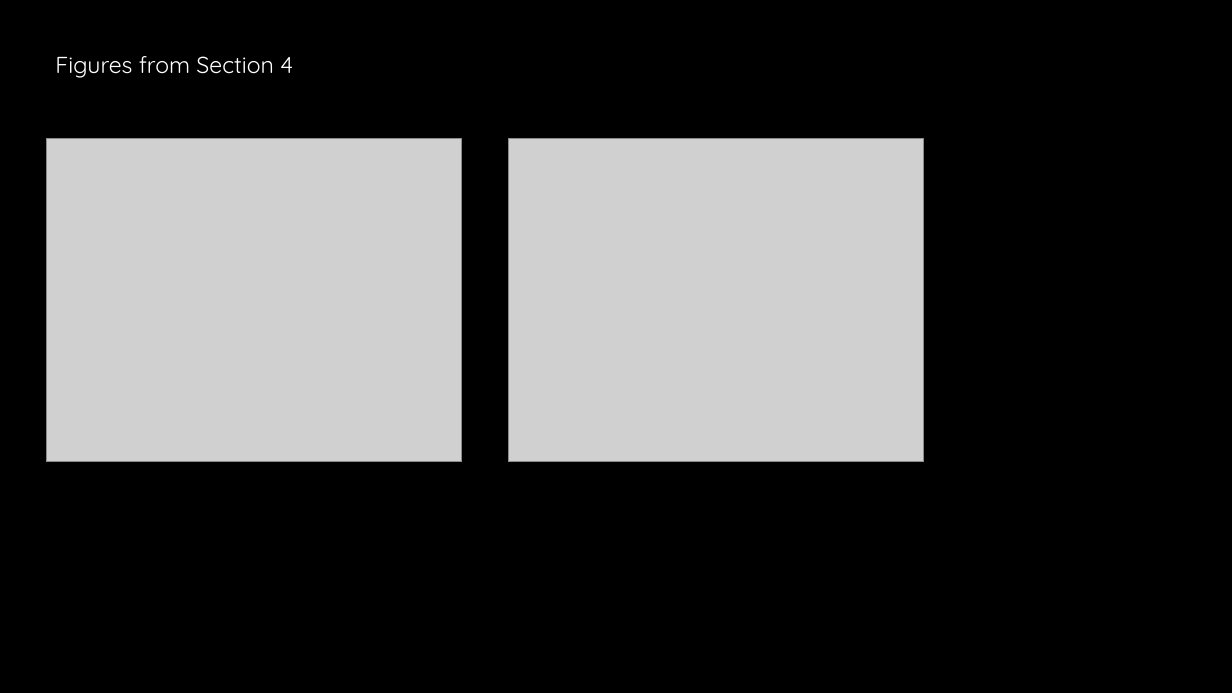
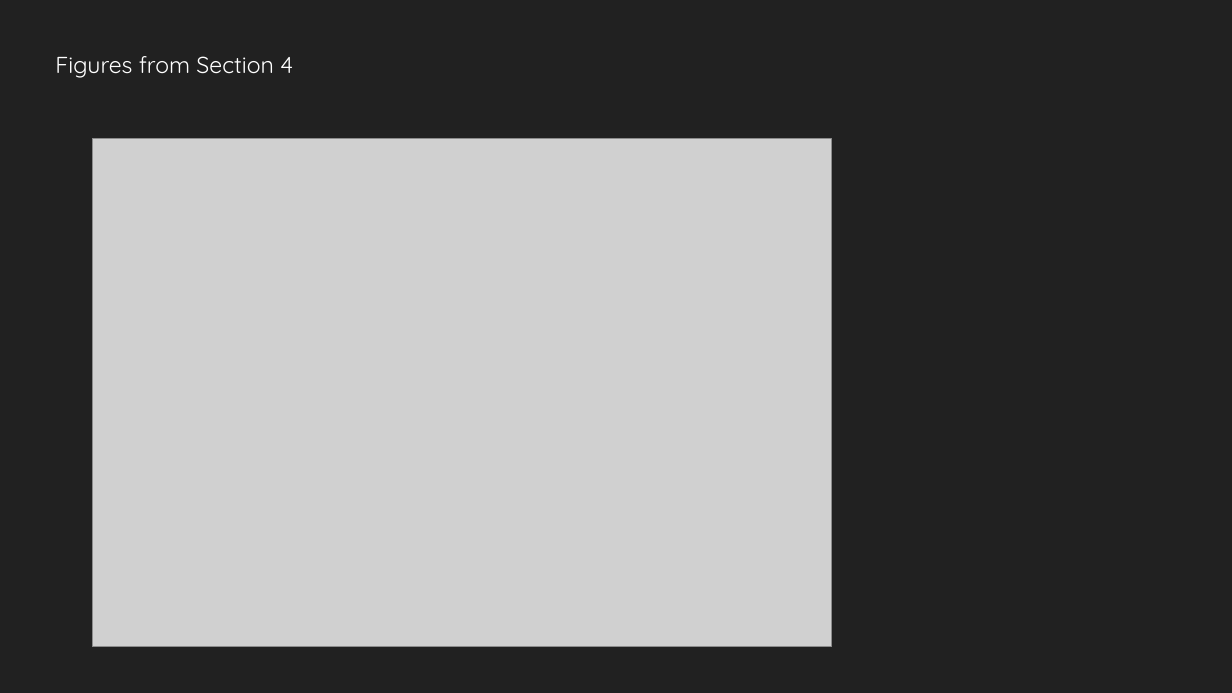
Before and after one commit to AdityaB-11/Pdf_to_presentation_GenAI, a slide deck: slide 9 of output/generated_presentation.pptx (slide 11 before the commit). Drawn at 1232x693 pixels with LibreOffice and Linux fonts; fonts in the diff are those of the drawing; grey boxes stand for pictures; background and template pictures are left out. Boxes give left, top, right and bottom in pixels: in the first picture for what was removed or moved away, otherwise in the second. Text is boxed around its words. In the diff, an @@ line names an element or a change of style, - is before the commit and + after.

```diff
--- a/output/generated_presentation.pptx
+++ b/output/generated_presentation.pptx
@@ background picture (left out) to #212121 @@
@@ picture: place and size @@
-picture at (46,139,462,462)
+picture at (92,139,832,647)
@@ picture removed at (508,139,924,462) @@
```
Also in this commit, not shown: 2 other slides changed, 8 slides added, 12 slides removed, 6 other files.
